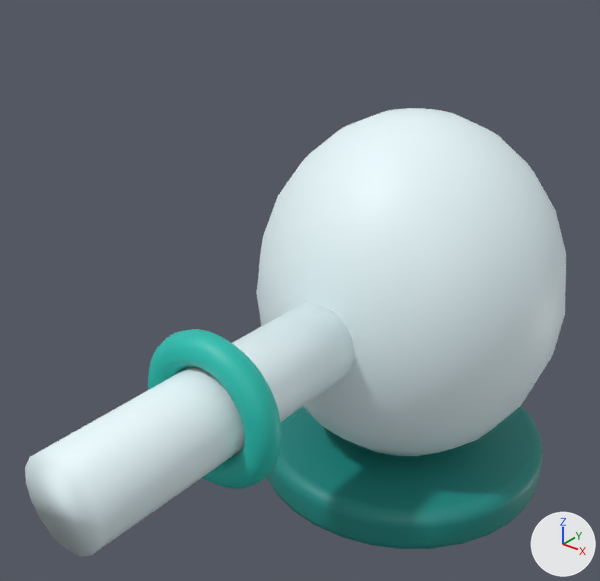
What one commit did to the FBX model EvolutionShop/Assets/EvolutionShop/Resources/Art/GrowthKit/SiphonTwin.fbx.
Rendered twice from a camera (50 mm lens) standing at (-0.215, -0.16, 1.154) and looking at (-0.391, 0.06, 1.017). The axes (+X, +Y, +Z) are drawn at lower right. The lights are the same throughout. The picture after the commit comes second. Where no turn or scale is listed for an object, it has been applied to the vertices.

Objects in the first picture: 'SiphonTwin mesh'.
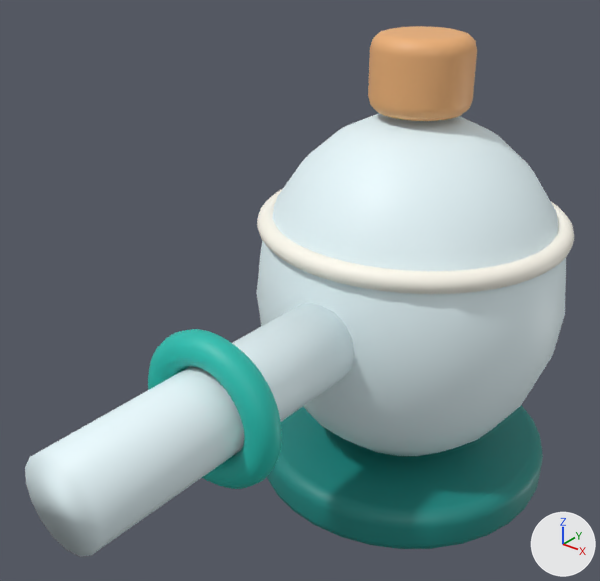
Where the change shows, as pixel boxes [x1, y1, x2, y2] in the pictures (600 x 581 px):
'SiphonTwin mesh', reshaped (18% taller)
    before: [25, 108, 566, 557]
    after: [25, 26, 574, 557]
part 1 of me_cylinder_110, added
    after: [257, 189, 574, 294]
part 2 of me_cylinder_110, added (orange)
    after: [368, 26, 477, 121]

What changed in the scene script:
```text
Add mat_gk_paper:
    mat_gk_paper = principled_material('GK_Paper')
    mat_gk_paper.base_color = (1.0, 0.965, 0.863)  # white #fffbef
Add mat_gk_woodlight:
    mat_gk_woodlight = principled_material('GK_WoodLight')
    mat_gk_woodlight.base_color = (0.863, 0.445, 0.184)  # orange #efb277
Change me_cylinder_110:
    used by ob_siphontwin_mesh; location = (0.0, 0.0, 0.0)
    remove me_cylinder_110.from_pydata(...)  # 1244 vertices, 1236 faces; spans x -0.445..-0.315, y -0.06..0.185, z 0.91..1.075
    add me_cylinder_110.from_pydata(...)  # 2076 vertices, 2038 faces; spans x -0.445..-0.315, y -0.06..0.185, z 0.91..1.105
    me_cylinder_110 part 1: a new loose piece, a torus around z (ring radius 0.06, tube radius 0.004) spanning x -0.444..-0.316, y 0.056..0.184, z 1.026..1.034, in mat_gk_paper (white #fffbef)
    me_cylinder_110 part 2: a new loose piece of 256 vertices spanning x -0.4..-0.36, y 0.1..0.14, z 1.075..1.105, in mat_gk_woodlight (orange #efb277)
    add me_cylinder_110.materials.append(mat_gk_paper)  # white #fffbef
    add me_cylinder_110.materials.append(mat_gk_woodlight)  # orange #efb277
```
